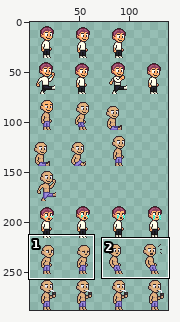
A sprite sheet gets an edit: Brackeys Jam 2021.8/Assets/Assets/Characters/male3.png. The first picture is a wide view before the edit; the outline marks the close-up.
Close-up. Earlier state:
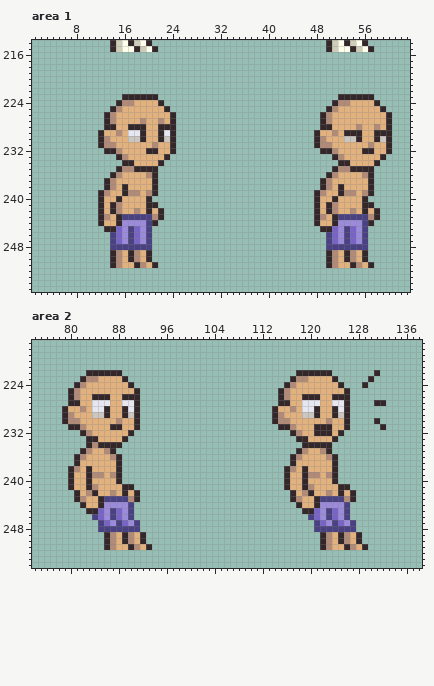
The file is 144x288 pixels. Shown: area 1: x 1..63, y 214..255; area 2: x 74..138, y 217..254. The wide view leaves out empty margins.
After the commit:
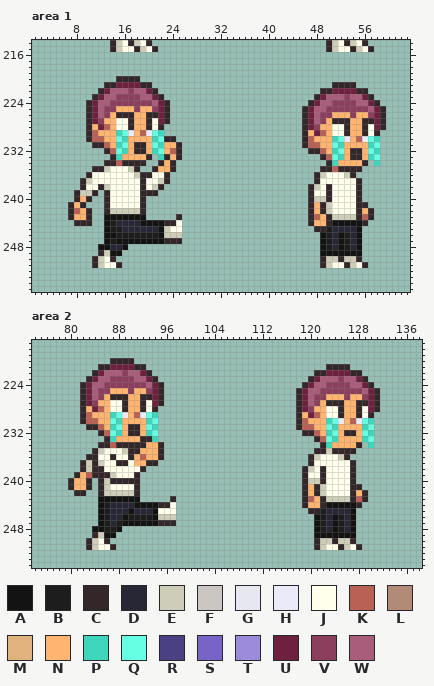
Palette (. is transparent): A #131313  B #1d1d1d  C #33272a  D #272736  E #cdcdb9  F #cbc6c1  G #e6e7f0  H #eaeaf9  J #ffffeb  K #ba6156  L #b28b78  M #e2b27e  N #ffb570  P #3ed7bb  Q #66ffe3  R #494182  S #7864c6  T #9c8bdb  U #6e213f  V #8c3f5d  W #aa5d7b
Commit message: Make Male3 cry run animation
Changes in this commit:
Changed rows in their new state; - is an unchanged pixel.
Area 1:
first column x 7:
220 --------CCCC------------------------------------------
221 ------CCUUUUCC------------------------------CCCC------
222 -----CUWWWVWWUC---------------------------CCUUUUCC----
223 ----CUWWVVVVWWUC-------------------------CUWWWVWWU----
224 ---CUWWVVVVVVVWUC-----------------------CUWWVVVVWWU---
225 ---CUWVVNNNVNNVU-----------------------CUWWVVVVVVVWU--
226 ---CUWVNCCCNNCCUC.---------------------CUWVVNNNVNNVUC.
227 ---CUVNNJJCNNCJUC.---------------------CUWVNCCCNNCCUC.
228 ---CNUKNJJ-NNCJ-..---------------------CUVNNJJCNNCJUC.
229 ---CKNNNPQHNKHQP..---------------------CNUKNJJ-NNCJ-..
230 ---CKKNNQPNNNNPQC----------------------CKNNNPQHNKHQP..
231 ----C-KNPQNCCNQPNNC--------------------CKKNNQPNNNNPQ..
232 -------KQPNCCNPQNKC---------------------CCKNPQNCCNQP..
233 -------CPNNNNC.P-NC-----------------------CKQPNCCNPQ.-
234 ------CCK--CC..-NC-------------------------CPNNNNC.P--
235 ----CCEJJJE-..-NNC------------------------CCKCC--..---
236 ---CJJJJJJJECCJJC------------------------CEJJJEC...---
237 --CEJJJJJJJJCJJEC------------------------CJJJJJJC..---
238 --CJJCEJJJJJCJEC------------------------CEJCJJJJC..---
239 -CEEC.CJJJJJCC--------------------------CJJCJJJJC..---
240 -CNC-.CJJJJJC.--------------------------CEECJJJJC.----
241 CNC--.CJJJJJC..-------------------------CNCEJJJJC-.---
242 CKNC-.CEEEEEC...------------------------CNCEJJJJCNC.--
243 CNNC-.AAAAAAA...--C---------------------CKNCEEEECKC.--
244 -CCC-.ABDDDDAAAACCJ---------------------CNNCAAAAAC.---
245 ------ABBDDDDDDAEJJ----------------------C-BDDDDA.----
246 ------AABBBBBBBAEEE-----------------------ABDABDA.----
247 ------ABAAAAAAAACCC-----------------------ABDABDA.----
248 -----AADDA....----------------------------ABDABDA.----
249 -----CEAA.....----------------------------AAAAAAA.----
250 ----CEJ-......----------------------------CEECEEC.----
251 ----CEJJC......---------------------------CEJJCEJC.---
Area 2:
first column x 79:
220 --------CCCC------------------------------------------
221 ------CCUUUUCC------------------------------CCCC------
222 ----.-UWWWVWWUC------------------------...--UUUUCC--.-
223 ---.CUWWVVVVWWUC----------------------...CUWWWVWWUC.--
224 --.CUWWVVVVVVVWUC--------------------...CUWWVVVVWWUC--
225 -..CUWVVNNNVNNVUC-------------------...CUWWVVVVVVVWUC-
226 -..CUWVNCC-NNCCUC-------------------...CUWVVNNNVNNVUC-
227 -..CUVNNJJCNNCJUC-------------------...CUWVNCCCNNCCU-.
228 ...CNUKNJJ-NNCJC-------------------....CUVNNJJCNNCJUC-
229 ...CKNNNPQHNKHQP-------------------....CNUKNJJCNNCJC--
230 ...CKKNNQPNNNNPQ-------------------....CKNNNPQHNKHQP.-
231 -...CCKNPQNC-NQP--------------------...CKKNNQPNNNNPQ-.
232 ---...CKQPN-CNPQ----------------------..CCKNPQNCCNQP--
233 ----...CPNNNNCCP-----------------------...CKQPNNNNPQ--
234 ----..--K-CCCCNNC-----------------------...-PNNNNC-P--
235 ---..CEJJJECCNNNC----------------------...CCECCCC-----
236 --..CCJJCJJCNKNNC---------------------...CEJJJEC------
237 --.CECEJJ-CJNNCC----------------------...CJJJJJJC-----
238 -..CECCJJJJJJC-----------------------...-EJCJJJJC-----
239 -.CNKCCCEJJJC------------------------...-JJCJJJJC-----
240 --NN-.CEC-CCC------------------------...-EECJJJJC-----
241 --NN-.CEJJJJC------------------------...-NCEJJJJCC----
242 ---C..CEEEEE--------------------------..CNCEJJJJ-NC---
243 --....AAAAAAA-----C-------------------..CKNCEEEE-KC---
244 ---...ABDDDDAAAACCJ--------------------.CNNCAAAAAC----
245 ----..ABDDDADDDAJJJ---------------------.-CBDDDDA-----
246 -----.ABDDABBBBAEEE----------------------.ABDABDA-----
247 ------ABDBAAAAAACCC-----------------------ABDABDA-----
248 -----AABBA...-----------------------------ABDABDA-----
249 -----CEAA.....----------------------------AAAAAAA.----
250 ----CEJ-......----------------------------CEECEEC.----
251 ----CEJJC......---------------------------CEJJCEJC.---
Pixel boxes of the changes (left, top, right, bottom) in both close-ups:
changed: (68, 76, 182, 268)
changed: (302, 82, 392, 268)
changed: (62, 358, 176, 550)
changed: (272, 364, 386, 550)
